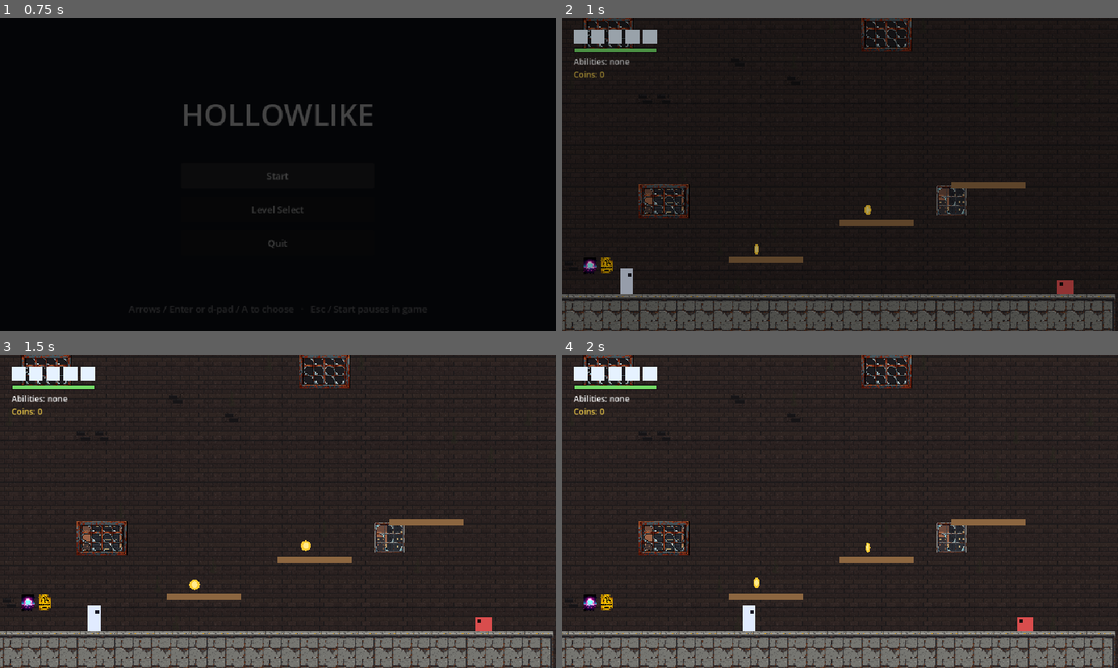
Above: before the commit, frames 1-4 (two rows, left to right).
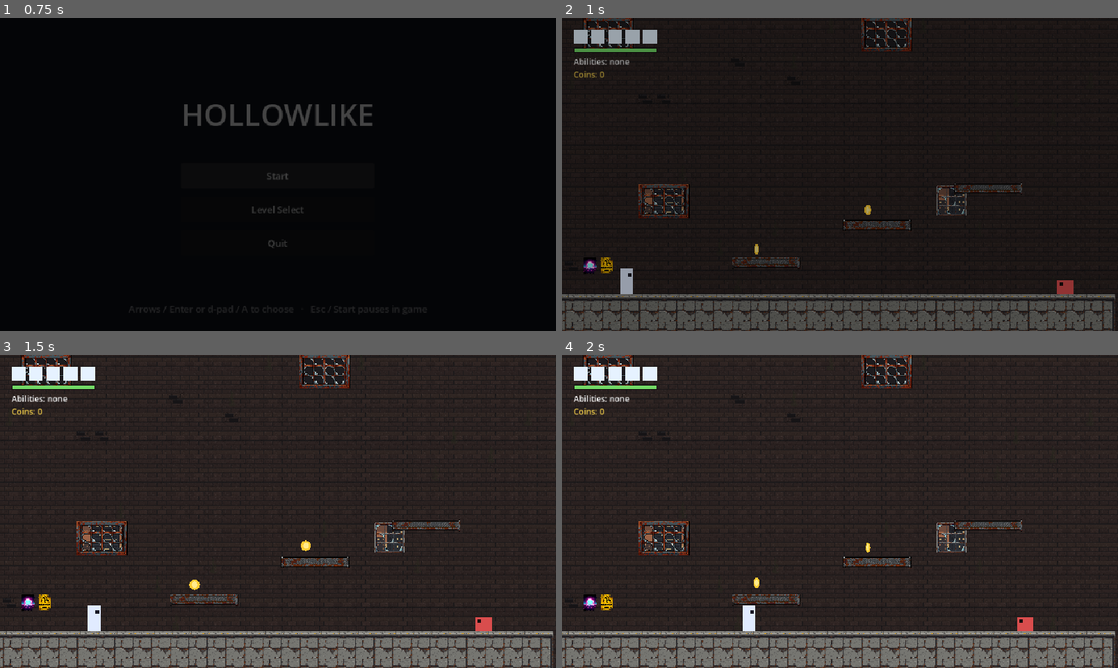
Above: after the commit, the same moments.

Repository: xipheon/hollowlike
Game: Godot game, scene res://scenes/main_menu.tscn
Two runs of this game, one before a commit and one after it. Both use one fixed random seed, a clock stepped at 60 frames per second and the inputs below.
Inputs (mouse positions are in pixels of both pictures, inside the frame that each line leads up to):
- Up to frame 1 (0.75 s): click "Start" at 0.5 s
- Up to frame 2 (1 s): no input
- Up to frame 3 (1.5 s): tap Enter (ui_accept) at 1.25 s; move the mouse to (400, 495) at 1.27 s; hold D (move_right) from 1.28 s (still down); hold J (attack) from 1.28 s (still down); click (400, 495) at 1.42 s
- Up to frame 4 (2 s): keep holding D (move_right); keep holding J (attack); tap Space (jump) at 1.52 s

Frame 1 is identical in both runs. In frame 2, 1.2% of the frame differs, in the area x 30-84%, y 52-81%; in frame 3, 1.3%; in frame 4, 1.3%.

Commit message:
Draw one-way platforms as rusty steel catwalks
A PixelLab catwalk strip is cut into the PLAT L / MID / R / ONE tiles by
tools/make_platform_tiles.gd, raised so its walking surface is the top
of the tile where the collision is. RoomArt picks the tile from each
platform cell's neighbours; the placeholder bars are gone.

Also takes the Harrier's new tuning (3 homing feathers in phase two,
homing speed 170); the feather test now reads the count from the boss.

Co-Authored-By: Claude Opus 5.5 <noreply@anthropic.com>

Diff:
--- a/scripts/boss_harrier.gd
+++ b/scripts/boss_harrier.gd
@@ -44,9 +44,9 @@
 @export var shot_speed := 230.0
 @export var fan_spread_degrees := 18.0   ## angle between the three feathers of a fan
 @export var homing_windup_time := 0.5
-@export var homing_speed := 140.0
+@export var homing_speed := 170.0
 @export var homing_count_phase_one := 1
-@export var homing_count_phase_two := 2
+@export var homing_count_phase_two := 3
 @export var homing_spread_degrees := 120.0   ## angle between homing feathers when there are two or more
 @export var shallow_windup_time := 0.22
 @export var shallow_speed := 800.0
--- a/scripts/main.gd
+++ b/scripts/main.gd
@@ -1,7 +1,7 @@
 extends Node2D
 ## Builds a room from LevelData (ASCII): tile art (RoomArt), collisions and
-## hazards, entities. Platforms, spikes, gates and doors are still placeholders
-## drawn here.
+## hazards, entities. Spikes, gates and doors are still placeholders drawn
+## here.
 
 const TILE := 32
 const LAYER_WORLD := 1
@@ -442,14 +442,12 @@
 
 # ------------------------------------------------- Placeholder tile art ----
 
-# Ground, acid and the background are tile art (RoomArt). These still aren't.
+# Ground, platforms, acid and the background are tile art (RoomArt). These still aren't.
 func _draw() -> void:
 	for y in _h:
 		for x in _w:
 			var r := Rect2(x * TILE, y * TILE, TILE, TILE)
 			match _ch(x, y):
-				"=":
-					draw_rect(Rect2(r.position, Vector2(TILE, 10)), Color(0.55, 0.4, 0.25))
 				"^":
 					for i in 4:
 						var x0 := r.position.x + i * 8.0
--- a/scripts/room_art.gd
+++ b/scripts/room_art.gd
@@ -1,6 +1,7 @@
 class_name RoomArt
 extends RefCounted
-## Builds a room's tile art from its ASCII rows: solid terrain and acid on the
+## Builds a room's tile art from its ASCII rows: solid terrain, one-way
+## platforms and acid on the
 ## main tile sheet, the warehouse wall behind (with windows the skyline shows
 ## through), and the far skyline as a parallax layer. Art only: collisions and
 ## hazards stay in main.gd.
@@ -24,6 +25,10 @@
 ]
 const ACID_TOP := Vector2i(0, 5)
 const ACID_FILL := Vector2i(4, 5)
+const PLAT_L := Vector2i(0, 4)
+const PLAT_MID := Vector2i(1, 4)
+const PLAT_R := Vector2i(2, 4)
+const PLAT_ONE := Vector2i(3, 4)
 const ACID_FRAMES := 4
 const ACID_FRAME_TIME := 0.24
 
@@ -128,7 +133,7 @@
 func _make_foreground() -> TileMapLayer:
 	var layer := _layer(TILESET, 0)
 	layer.name = "Terrain"
-	for coords in _terrain_by_sides.values():
+	for coords in _terrain_by_sides.values() + [PLAT_L, PLAT_MID, PLAT_R, PLAT_ONE]:
 		_ensure_tile(layer, coords)
 	for coords in [ACID_TOP, ACID_FILL]:
 		_source(layer).create_tile(coords)
@@ -147,6 +152,11 @@
 					layer.set_cell(Vector2i(x, y), 0, _terrain_by_sides[sides])
 				"~":
 					layer.set_cell(Vector2i(x, y), 0, ACID_FILL if _ch(x, y - 1) == "~" else ACID_TOP)
+				"=":
+					var left := _ch(x - 1, y) == "="
+					var right := _ch(x + 1, y) == "="
+					var plat := PLAT_MID if left and right else PLAT_R if left else PLAT_L if right else PLAT_ONE
+					layer.set_cell(Vector2i(x, y), 0, plat)
 	return layer
 
 
--- a/tests/gameplay_test.gd
+++ b/tests/gameplay_test.gd
@@ -1011,9 +1011,10 @@
 
 	boss._fire_homing()
 	var homing := _feathers()
-	_check(homing.size() == 2 and homing.all(func(f): return f.homing), "phase two: 2 homing feathers")
-	if homing.size() == 2:
-		_check(homing[0].direction.angle_to(homing[1].direction) > deg_to_rad(60), "starting at different angles")
+	var count := boss.homing_count_phase_two
+	_check(homing.size() == count and homing.all(func(f): return f.homing), "phase two: %d homing feathers" % count)
+	if homing.size() == count and count >= 2:
+		_check(absf(homing[0].direction.angle_to(homing[-1].direction)) > deg_to_rad(60), "starting at different angles")
 		_check(homing[0].speed < 230.0, "slower than the fan feathers")
 	for f in homing:
 		f.queue_free()
--- /dev/null
+++ b/tools/make_platform_tiles.gd
@@ -0,0 +1,57 @@
+extends SceneTree
+## Cuts the PixelLab catwalk strip into the one-way platform tiles (PLAT L /
+## MID / R / ONE on the tile sheet) and writes a preview. The catwalk is moved
+## up so its walking surface is the top of the tile, where the 10 px of
+## collision is. Run from the project folder:
+##   godot --headless --path . --script res://tools/make_platform_tiles.gd
+
+const TILE := 32
+const SRC_PATH := "res://art/tiles/source/catwalk_raw.png"
+const SHEET_PATH := "res://art/tiles/tileset.png"
+const PREVIEW_PATH := "res://art/tiles/source/platform_preview.png"
+const PREVIEW_SCALE := 4
+const PLAT_L := Vector2i(0, 4)    # MID, R and ONE follow to the right
+const MID_FROM := 48              # x of the strip's 32 px used for the middle tile
+
+
+func _init() -> void:
+	var strip := Image.load_from_file(ProjectSettings.globalize_path(SRC_PATH))
+	strip.convert(Image.FORMAT_RGBA8)
+	var top := strip.get_used_rect().position.y
+	var raised := Image.create(strip.get_width(), TILE, false, Image.FORMAT_RGBA8)
+	raised.blit_rect(strip, Rect2i(0, top, strip.get_width(), TILE - top), Vector2i.ZERO)
+
+	var w := raised.get_width()
+	var tiles := [
+		raised.get_region(Rect2i(0, 0, TILE, TILE)),
+		raised.get_region(Rect2i(MID_FROM, 0, TILE, TILE)),
+		raised.get_region(Rect2i(w - TILE, 0, TILE, TILE)),
+		Image.create(TILE, TILE, false, Image.FORMAT_RGBA8),
+	]
+	# ONE: the left end's left half and the right end's right half.
+	var half := TILE / 2
+	tiles[3].blit_rect(raised, Rect2i(0, 0, half, TILE), Vector2i.ZERO)
+	tiles[3].blit_rect(raised, Rect2i(w - half, 0, half, TILE), Vector2i(half, 0))
+
+	var sheet := Image.load_from_file(ProjectSettings.globalize_path(SHEET_PATH))
+	sheet.convert(Image.FORMAT_RGBA8)
+	for i in tiles.size():
+		var at := (PLAT_L + Vector2i(i, 0)) * TILE
+		sheet.fill_rect(Rect2i(at, Vector2i(TILE, TILE)), Color(0, 0, 0, 0))
+		sheet.blit_rect(tiles[i], Rect2i(0, 0, TILE, TILE), at)
+	sheet.save_png(ProjectSettings.globalize_path(SHEET_PATH))
+	_save_preview(tiles)
+	print("Wrote platform tiles to %s and preview to %s" % [SHEET_PATH, PREVIEW_PATH])
+	quit()
+
+
+## A long platform (L, 4 x MID, R) and a single one, over the brick colour.
+func _save_preview(tiles: Array) -> void:
+	var row := [0, 1, 1, 1, 1, 2, -1, 3]
+	var img := Image.create(row.size() * TILE, TILE + 8, false, Image.FORMAT_RGBA8)
+	img.fill(Color8(40, 33, 32))
+	for i in row.size():
+		if row[i] >= 0:
+			img.blend_rect(tiles[row[i]], Rect2i(0, 0, TILE, TILE), Vector2i(i * TILE, 4))
+	img.resize(img.get_width() * PREVIEW_SCALE, img.get_height() * PREVIEW_SCALE, Image.INTERPOLATE_NEAREST)
+	img.save_png(ProjectSettings.globalize_path(PREVIEW_PATH))
Binary file added: art/tiles/source/catwalk_raw.png
Binary file added: art/tiles/source/platform_preview.png
Binary file changed: art/tiles/tileset.png
Not shown, added: tools/make_platform_tiles.gd.uid
